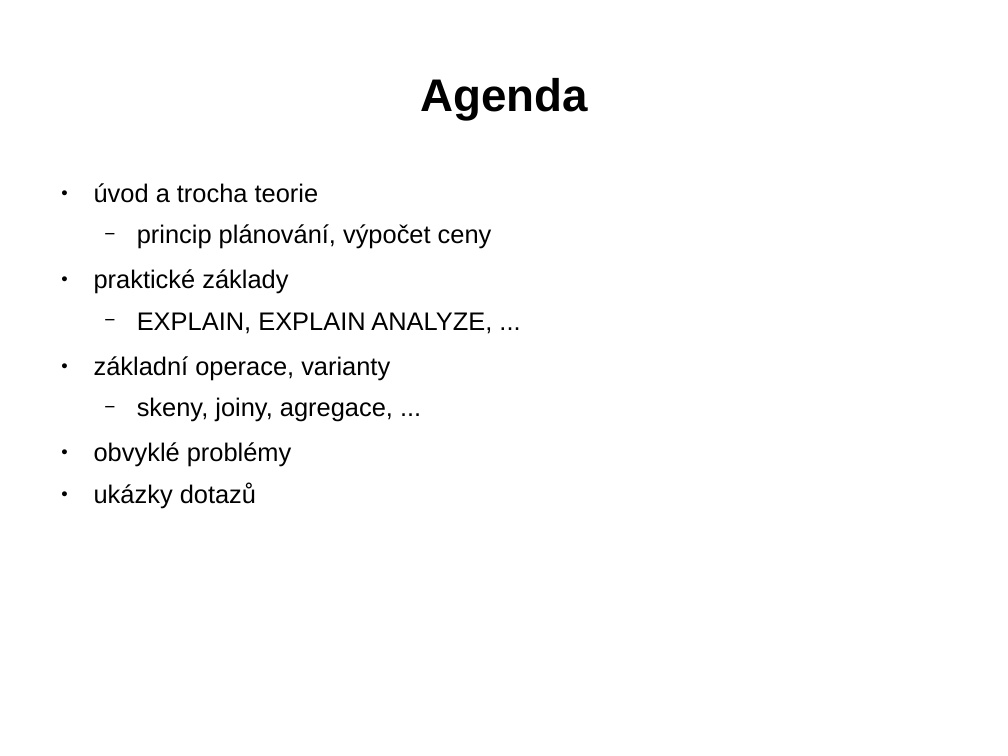
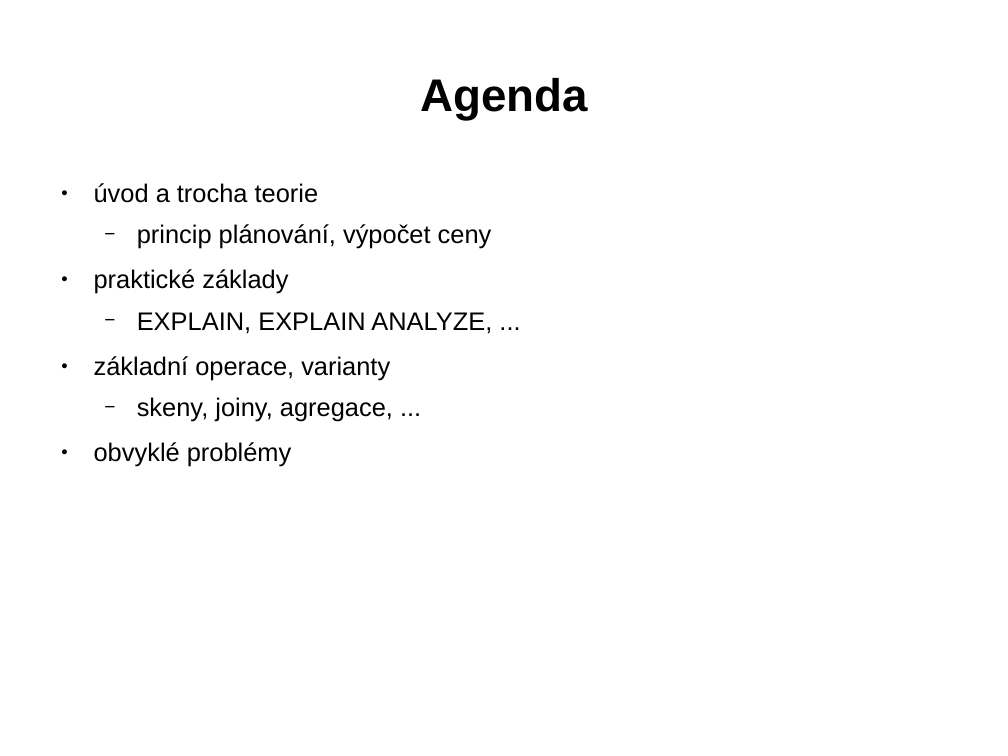
Before and after one commit to tvondra/explain_training, a slide deck: slide 2 of explain-training.odp. Drawn at 1008x756 pixels with LibreOffice and Linux fonts; fonts in the diff are those of the drawing. Boxes give left, top, right and bottom in pixels: in the first picture for what was removed or moved away, otherwise in the second. Text is boxed around its words. In the diff, an @@ line names an element or a change of style, - is before the commit and + after.

```diff
--- a/explain-training.odp
+++ b/explain-training.odp
@@ text at (94, 482, 256, 508): paragraph removed @@
-● ukázky dotazů
```
Also in this commit, not shown: 53 other slides changed, 13 slides removed, 2 other files.
